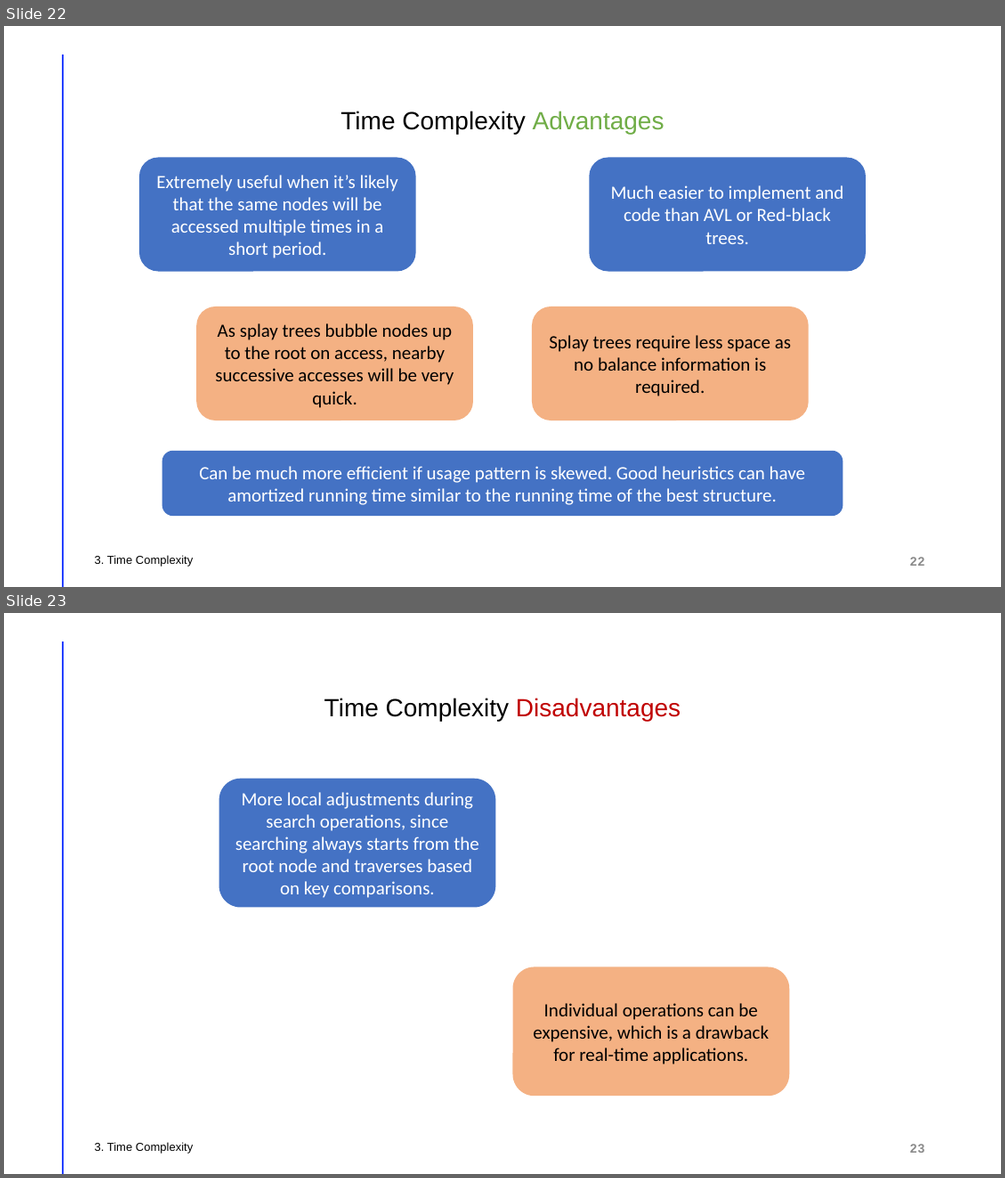
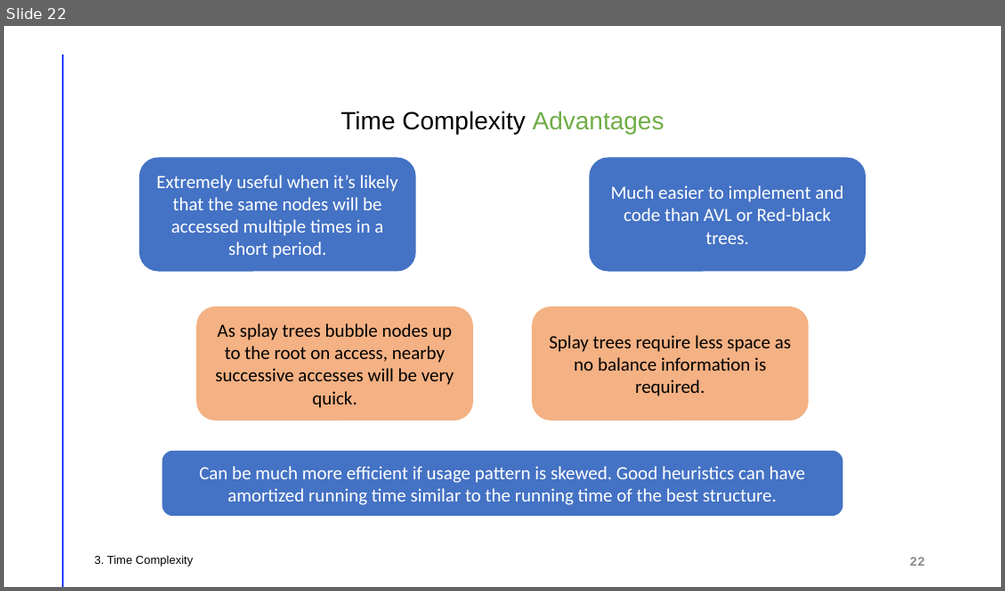
Before and after one commit to danielediazp/Splay-tree, a slide deck: Splay_Tree.pptx. Shown one above the other, each under a label of ours: slides 22 and 23 before the commit, slide 22 after it. The pictures are 1005x1178 and 1005x591 pixels, drawn with LibreOffice and Linux fonts; fonts in the diff are those of the drawing. Boxes give left, top, right and bottom in pixels: in the first picture for what was removed or moved away, otherwise in the second. Text is boxed around its words. In the diff, an @@ line names an element or a change of style, - is before the commit and + after.

Commit message:
Update PPT

```diff
--- a/Splay_Tree.pptx
+++ b/Splay_Tree.pptx
@@ slide 23 removed at (4, 613, 1001, 1174), background #FFFFFF; not listed: 1 template element that a slide beside it also shows @@
@@ text removed at (324, 698, 680, 721) @@
-Time Complexity Disadvantages
@@ rounded rectangle removed at (219, 779, 496, 907) @@
-More local adjustments during search operations, since searching always starts from the root node and traverses based on key comparisons.
@@ rounded rectangle removed at (512, 966, 789, 1095) @@
-Individual operations can be expensive, which is a drawback for real-time applications.
@@ text removed at (95, 1142, 193, 1153) @@
-3. Time Complexity
@@ page number removed at (910, 1143, 925, 1152) @@
-23
```
Also in this commit, not shown: 2 slides added.
